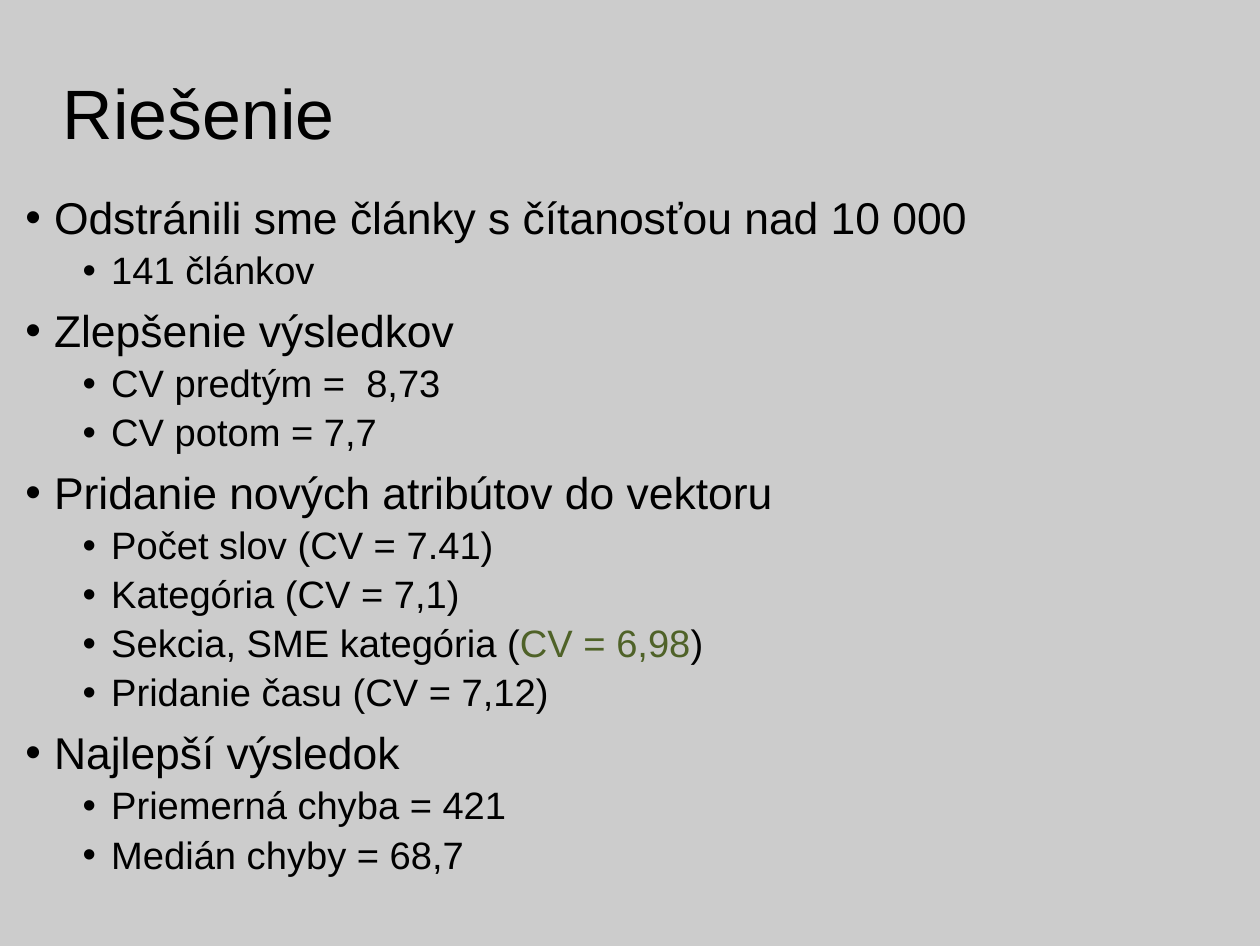
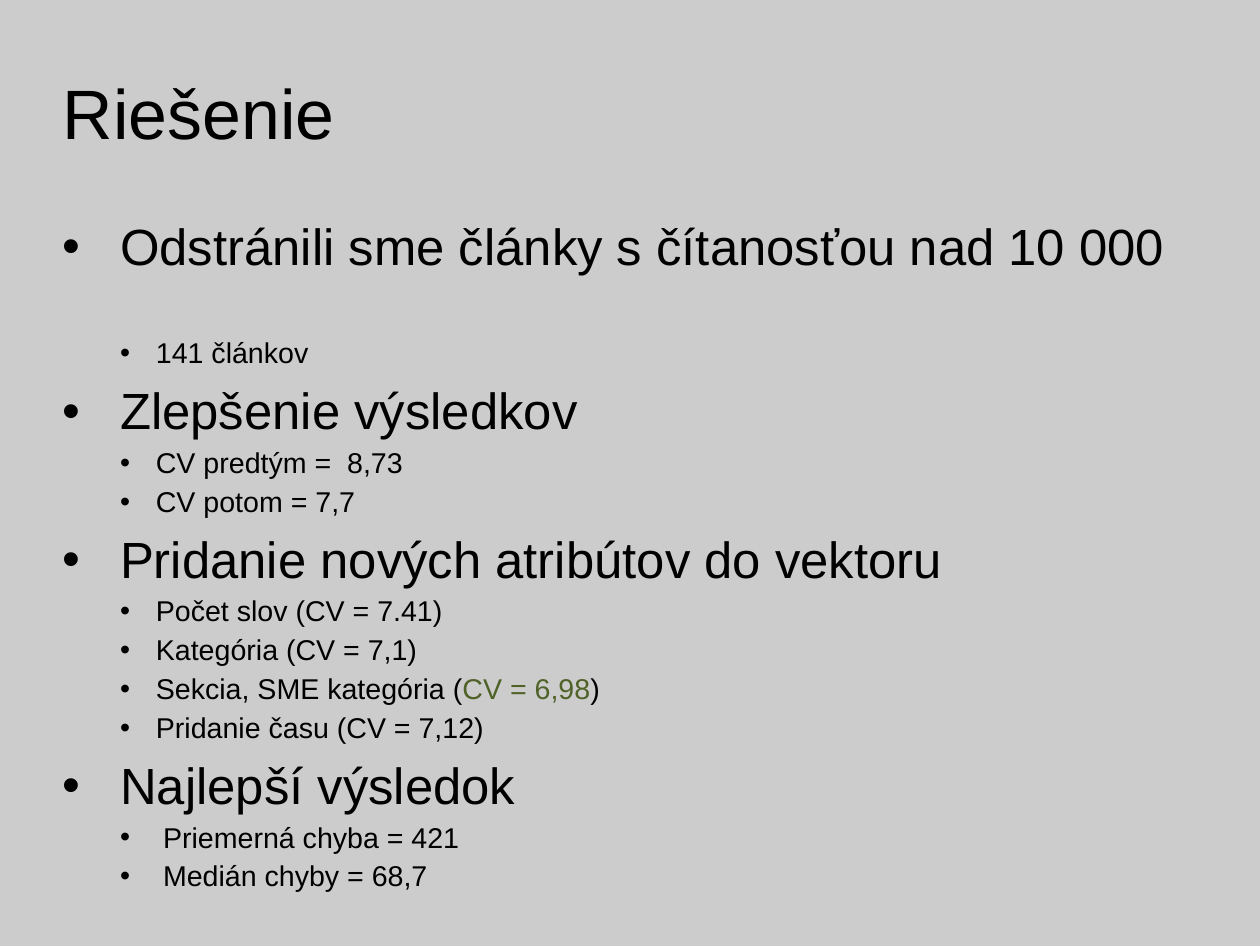
Before and after one commit to PeterUherek/objavovanie, a slide deck: slide 10 of prezentacia.pptx. Drawn at 1260x946 pixels with LibreOffice and Linux fonts; fonts in the diff are those of the drawing. Boxes give left, top, right and bottom in pixels: in the first picture for what was removed or moved away, otherwise in the second. Text is boxed around its words. In the diff, an @@ line names an element or a change of style, - is before the commit and + after.

```diff
--- a/prezentacia.pptx
+++ b/prezentacia.pptx
@@ text "Odstránili sme články s čítanosťou ...": place and size @@
-text "Odstránili sme články s čítanosťou ..." at [54,201,966,877]
+text "Odstránili sme články s čítanosťou ..." at [120,227,1164,853]
@@ text "Odstránili sme články s čítanosťou ..." at [120,227,1164,853]: size 28 to 32 pt in "Odstránili sme články s čítanosťou nad 10 ...", "Zlepšenie výsledkov", "Pridanie nových atribútov do vektoru", "Najlepší výsledok"; size 24 to 18 pt in "141 článkov", "CV predtým = 8,73", "CV potom = 7,7", "Počet slov (CV = 7.41)" and 5 more places; indent changed; list level 2 to 9 in "141 článkov"; list level 2 to 8 in "CV predtým = 8,73"; list level 2 to 7 in "CV potom = 7,7"; list level 2 to 5 in "Počet slov (CV = 7.41)"; list level 2 to 5 in "Kategória (CV = 7,1)"; list level 2 to 5 in "Sekcia, SME kategória (CV = ..."; list level 2 to 5 in "Pridanie času (CV = 7,12)"; list level 2 to 4 in "Priemerná chyba = 421"; list level 2 to 4 in "Medián chyby = 68,7" @@
```
Also in this commit, not shown: 4 other slides changed, 2 other files.
